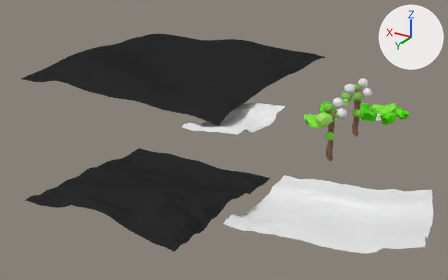
The Blender file kust1.blend: old version first, new version second.
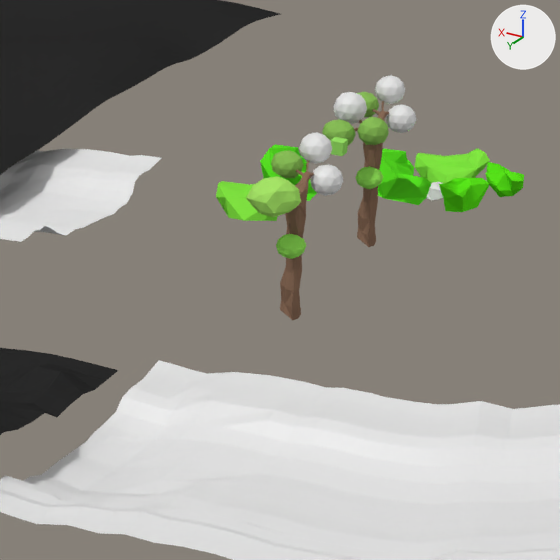
There are two pictures of each version: one whole from a 50 mm camera at (-17.5, 47.4, 20.6) aimed at (8.9, 3.3, -1.4), one close up on the part from 51% to 94% of the width and 19% to 87% of the height. Every picture has the same lights, and +X, +Y and +Z are marked at upper right.
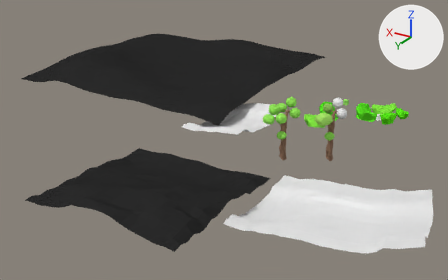
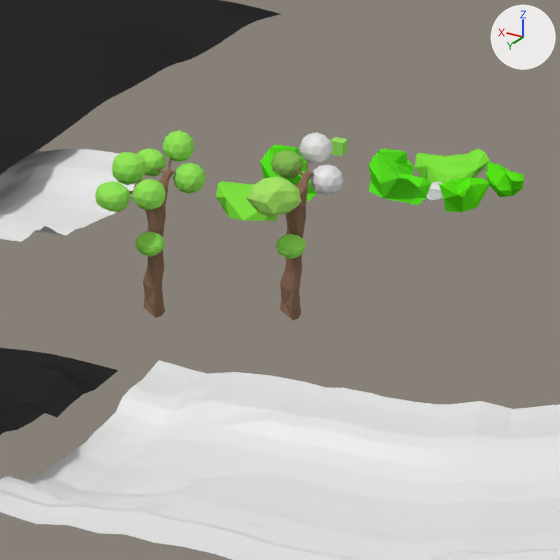
Location of each change, (x1, y1, x2, y2) in pixels of the close-ups (560 x 560 px; the box of a moved part takes in the faces that stretch with it):
'Cube.008', moved: before (354, 101, 389, 247); after (129, 159, 176, 318)
'Icosphere.005', recoloured, reshaped, moved: before (333, 92, 367, 124); after (112, 152, 146, 185)
'Icosphere.000', recoloured, moved: before (357, 117, 389, 145); after (132, 179, 165, 210)
'Icosphere.003', recoloured, moved: before (386, 104, 416, 133); after (173, 162, 206, 194)
'Icosphere.004', recoloured, moved: before (375, 75, 405, 104); after (162, 130, 194, 162)
'Icosphere.011', recoloured, moved: before (322, 119, 356, 145); after (95, 181, 131, 212)
'Icosphere.001', moved: before (355, 166, 383, 189); after (135, 232, 165, 257)
'Icosphere.002', recoloured, moved: before (357, 92, 379, 117); after (137, 148, 166, 176)
part 1 of me_icosphere_005, moved or reshaped: before (333, 92, 367, 119); after (112, 152, 146, 180)
part 2 of me_icosphere_005, moved or reshaped: before (350, 118, 362, 124); after (129, 179, 142, 185)

The change, as a list of edits to the scene's bpy script:
```text
Change me_icosphere_005:
    where me_icosphere_005.from_pydata(...)  # 42 vertices, 80 faces; spans x -0.447..0.447, y -0.47..0.47, z -0.47..0.47
    me_icosphere_005 part 1
    add for i in [9, 23, 30, 35, 36, 38]: me_icosphere_005.vertices[i].co += Vector((-0.024, 0.0, -0.024))
    me_icosphere_005.vertices[2].co: (-0.13, -0.4, -0.21) -> (-0.13, -0.375, -0.21)
    me_icosphere_005.vertices[11].co: (0.0, 0.0, 0.47) -> (-0.024, 0.0, 0.401)  # pixel (351, 92) -> pixel (130, 153)
    me_icosphere_005.vertices[26].co: (-0.447, -0.145, 0.0) -> (-0.424, -0.145, 0.0)  # pixel (367, 109) -> pixel (146, 168)
    me_icosphere_005.vertices[37].co: (0.076, -0.235, 0.4) -> (0.076, -0.235, 0.342)  # pixel (351, 91) -> pixel (130, 152)
    me_icosphere_005.vertices[39].co: (-0.2, -0.145, 0.4) -> (-0.2, -0.145, 0.354)  # pixel (359, 94) -> pixel (138, 154)
    me_icosphere_005.vertices[40].co: (-0.2, 0.145, 0.4) -> (-0.223, 0.145, 0.347)  # pixel (356, 96) -> pixel (134, 158)
    me_icosphere_005.vertices[41].co: (0.076, 0.235, 0.4) -> (0.049, 0.231, 0.344)  # pixel (345, 96) -> pixel (123, 157)
    me_icosphere_005 part 2
    me_icosphere_005.vertices[17].co: (-0.247, 0.0, -0.4) -> (-0.247, 0.0, -0.373)  # pixel (357, 122) -> pixel (137, 182)
    add me_icosphere_005.materials.append(mat_material_012)  # green #96e75c
Change me_icosphere_003:
    where me_icosphere_003.from_pydata(...)  # 42 vertices, 80 faces; spans x -0.447..0.447, y -0.47..0.47, z -0.47..0.47
    add me_icosphere_003.materials.append(mat_material_012)  # green #96e75c
Change me_icosphere_001:
    where me_icosphere_001.from_pydata(...)  # 42 vertices, 80 faces; spans x -0.409..0.409, y -0.43..0.43, z -0.366..0.372
    remove me_icosphere_001.materials.append(mat_material_013)  # green #89be58
    add me_icosphere_001.materials.append(mat_material_012)  # green #96e75c
Change me_icosphere_004:
    where me_icosphere_004.from_pydata(...)  # 42 vertices, 80 faces; spans x -0.447..0.447, y -0.47..0.47, z -0.47..0.47
    add me_icosphere_004.materials.append(mat_material_012)  # green #96e75c
Change me_icosphere_011:
    where me_icosphere_011.from_pydata(...)  # 42 vertices, 80 faces; spans x -0.409..0.409, y -0.43..0.43, z -0.366..0.372
    remove me_icosphere_011.materials.append(mat_material_018)  # green #89be58
    add me_icosphere_011.materials.append(mat_material_012)  # green #96e75c
Change me_icosphere_012:
    where me_icosphere_012.from_pydata(...)  # 42 vertices, 80 faces; spans x -0.409..0.409, y -0.43..0.43, z -0.366..0.372
    remove me_icosphere_012.materials.append(mat_material_019)  # green #89be58
    add me_icosphere_012.materials.append(mat_material_012)  # green #96e75c
Change ob_icosphere_005:
    add ob_icosphere_005.parent = ob_cube_008
    add ob_icosphere_005.matrix_parent_inverse = Matrix(((1.0, 0.0, 0.0, 1.769), (0.0, 1.0, 0.0, 0.537), (0.0, 0.0, 1.0, -0.152), (0.0, 0.0, 0.0, 1.0)))
    ob_icosphere_005.location: (-1.122, -0.309, 4.105) -> (-1.122, -0.227, 4.105)
Change ob_icosphere_003:
    ob_icosphere_003.location: (-2.109, -1.946, 3.476) -> (-2.109, -1.864, 3.476)
Change ob_icosphere_002:
    add ob_icosphere_002.parent = ob_cube_008
    add ob_icosphere_002.matrix_parent_inverse = Matrix(((1.0, 0.0, 0.0, 1.769), (0.0, 1.0, 0.0, 0.537), (0.0, 0.0, 1.0, -0.152), (0.0, 0.0, 0.0, 1.0)))
    ob_icosphere_002.location: (-1.047, -1.718, 3.8) -> (-1.047, -1.636, 3.8)
Change ob_icosphere_001:
    add ob_icosphere_001.parent = ob_cube_008
    add ob_icosphere_001.matrix_parent_inverse = Matrix(((1.0, 0.0, 0.0, 1.769), (0.0, 1.0, 0.0, 0.537), (0.0, 0.0, 1.0, -0.152), (0.0, 0.0, 0.0, 1.0)))
    ob_icosphere_001.location: (-1.971, 0.011, 2.269) -> (-1.971, 0.0929, 2.269)
Change ob_cube_008:
    ob_cube_008.location: (-1.77, -0.62, 0.15) -> (1.42, 6.95, 0.15)
Change ob_icosphere_004:
    add ob_icosphere_004.parent = ob_cube_008
    add ob_icosphere_004.matrix_parent_inverse = Matrix(((1.0, 0.0, 0.0, 1.769), (0.0, 1.0, 0.0, 0.537), (0.0, 0.0, 1.0, -0.152), (0.0, 0.0, 0.0, 1.0)))
    ob_icosphere_004.location: (-1.6, -2.272, 4.178) -> (-1.6, -2.19, 4.178)
Change ob_icosphere_000:
    add ob_icosphere_000.parent = ob_cube_008
    add ob_icosphere_000.matrix_parent_inverse = Matrix(((1.0, 0.0, 0.0, 1.769), (0.0, 1.0, 0.0, 0.537), (0.0, 0.0, 1.0, -0.152), (0.0, 0.0, 0.0, 1.0)))
    ob_icosphere_000.location: (-2.144, 0.587, 3.863) -> (-2.144, 0.669, 3.863)
Change ob_icosphere_011:
    add ob_icosphere_011.parent = ob_cube_008
    add ob_icosphere_011.matrix_parent_inverse = Matrix(((1.0, 0.0, 0.0, 1.769), (0.0, 1.0, 0.0, 0.537), (0.0, 0.0, 1.0, -0.152), (0.0, 0.0, 0.0, 1.0)))
    ob_icosphere_011.location: (-1.245, 0.823, 3.719) -> (-1.245, 0.905, 3.719)
```
